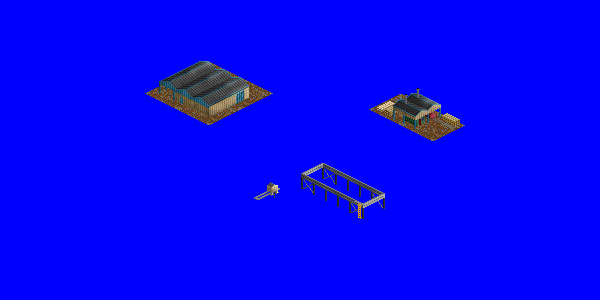
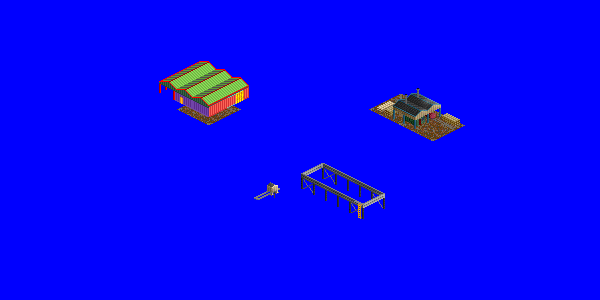
Two versions of the same layered image (600x300). Layer-by-layer changes:
hid "building shaded" over (159, 61, 249, 117)
hid "tile mud copy 19" over (177, 62, 241, 93)
hid "tile mud copy 18" over (145, 78, 209, 109)
hid "tile mud copy 14" over (209, 78, 273, 109)
